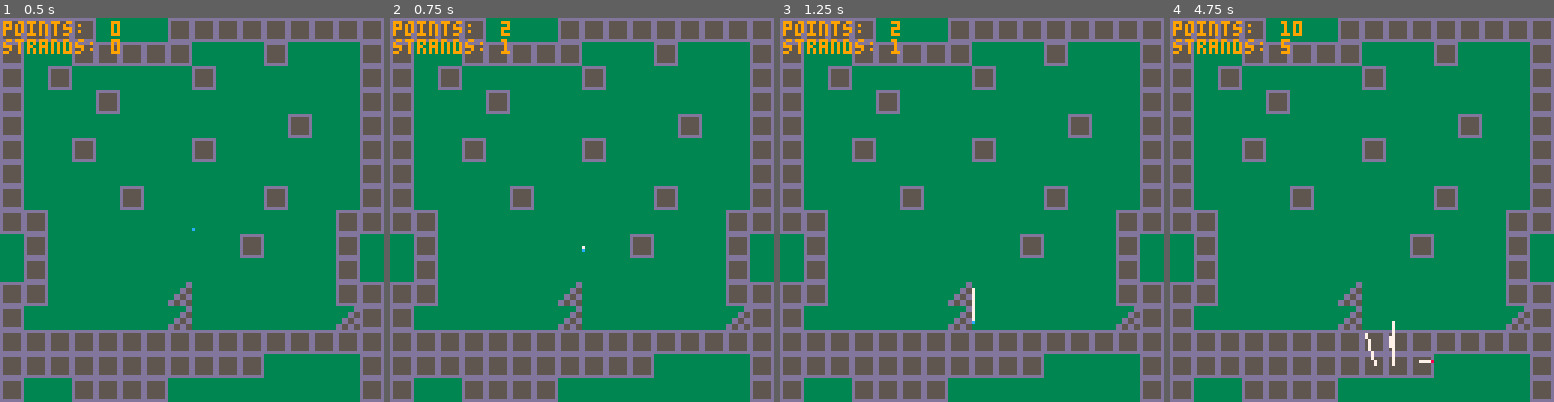
Above: before the commit, frames 1-4 (left to right).
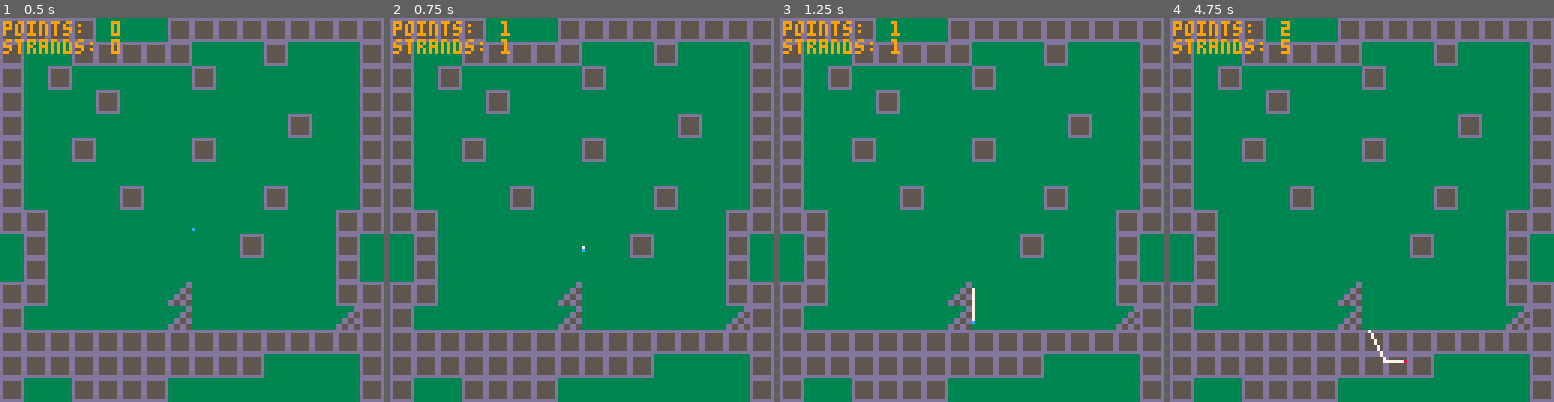
Above: after the commit, the same moments.

Repository: aylanonsense/8-legs-to-love
Game: PICO-8 cartridge spider.p8
Same seed, same stepped clock (60 frames per second), same inputs: the game is played once before the commit and once after it.
Inputs:
- Up to frame 1 (0.5 s): no input
- Up to frame 2 (0.75 s): tap O (Z key) at 0.7 s
- Up to frame 3 (1.25 s): no input
- Up to frame 4 (4.75 s): hold Right 1.6-2.1 s; tap O (Z key) every 0.4 s from 1.7 to 4.5 s; hold Up 2.15-2.42 s; hold Right 2.47-3.03 s; hold Left 3.08-3.58 s; hold Down 3.63-3.97 s; hold Right 4.02-4.68 s; hold Up from 4.73 s (still down)

Frame 1 is identical in both runs. In frame 2, less than 0.1% of the frame differs, in the area x 28-32%, y 0-4%; in frame 3, less than 0.1%; in frame 4, 0.4%, in the area x 28-69%, y 0-91%.

Commit message:
Run on tile, run on web, spin web, hang from web, attach web

Diff:
--- a/spider.p8
+++ b/spider.p8
@@ -173,13 +173,16 @@
 		["facing_y"]=1,
 		["is_on_tile"]=false,
 		["is_alive"]=true,
-		["spun_web_type"]=1,
-		["is_attached_to_web"]=false,
-		["attached_web_point"]=nil,
+		["web_type"]=1,
+		["attached_web_strand"]=nil,
 		["frames_to_web_spin"]=0,
 		["is_spinning_web"]=false,
+		["is_web"]=false,
 		-- constants
 		["gravity"]=0.05,
+		["web_attract_dist"]=3,
+		["web_attach_dist"]=10,
+		["mass"]=4,
 		["move_speed"]=1,
 		["max_speed"]=2
 	}
@@ -190,46 +193,71 @@
 		return
 	end
 
-	-- spawn web points/strands while spinning web
+	-- figure out if the spider is walking on a tile
+	spider.is_on_tile=is_solid_tile_at_spider()
+
+	-- figure out if the spider is walking on web
+	local web_x
+	local web_y
+	local web_square_dist
+	web_x,web_y,web_square_dist=calc_closest_spot_on_web(spider.x,spider.y,false)
+	spider.is_on_web=web_x!=nil and web_y!=nil and web_square_dist<spider.web_attract_dist*spider.web_attract_dist
+
+	-- spawn web points/strands while z is held
 	if spider.is_spinning_web then
 		spider.frames_to_web_spin-=1
 		if spider.frames_to_web_spin<=0 then
-			spider.frames_to_web_spin=web_types[spider.spun_web_type].physics.dist_between_points
-			local web_point=create_web_point_at_spider(false)
-			create_web_strand(spider.attached_web_point,web_point)
-			spider.attached_web_point=web_point
-		end
-	end
-
-	-- start spinning web when button is pressed
-	if not spider.is_attached_to_web and btnp(4) then
-		spider.is_attached_to_web=true
+			spider.frames_to_web_spin=web_types[spider.web_type].physics.dist_between_points
+			local mid_point=create_web_point_at_spider(false)
+			create_web_strand(spider.attached_web_strand.end_obj,mid_point)
+			spider.attached_web_strand.is_alive=false
+			spider.attached_web_strand=create_web_strand(spider,mid_point)
+		end
+	end
+
+	-- if the spider's web gets cut off at the base, it's no longer spinning web
+	if spider.attached_web_strand and not spider.attached_web_strand.is_alive then
+		spider.attached_web_strand=nil
+		spider.is_spinning_web=false
+		mark_all_points_as_not_being_spun()
+	end
+
+	-- start spinning web when z is first pressed
+	if not spider.attached_web_strand and btnp(4) then
 		spider.is_spinning_web=true
-		spider.frames_to_web_spin=web_types[spider.spun_web_type].physics.dist_between_points
-		local web_point=create_web_point_at_spider(is_solid_tile_at_spider())
-		spider.attached_web_point=create_web_point_at_spider(false)
-		create_web_strand(spider.attached_web_point,web_point)
-	-- stop spinning web when released
+		spider.frames_to_web_spin=web_types[spider.web_type].physics.dist_between_points
+		local start_point
+		local square_dist
+		start_point,square_dist=calc_closest_web_point(spider.x,spider.y,true)
+		-- if we can't find a point nearby to attach to, create a new one
+		if not start_point or square_dist>spider.web_attach_dist*spider.web_attach_dist or
+			(spider.is_on_tile and not start_point.has_been_anchored) then
+			start_point=create_web_point_at_spider(is_solid_tile_at_spider())
+		end
+		spider.attached_web_strand=create_web_strand(spider,start_point)
+
+	-- stop spinning web when z is released
 	elseif spider.is_spinning_web and not btn(4) then
 		spider.is_spinning_web=false
-	-- if the spider's web gets cut off at the base, it's not longer spinning web
-	elseif spider.is_attached_to_web and not spider.is_spinning_web and not spider.attached_web_point.is_alive then
-		spider.is_attached_to_web=false
-		spider.attached_web_point=nil
-	-- cut off web strand when pressed again
-	elseif spider.is_attached_to_web and not spider.is_spinning_web and btnp(4) then
-		spider.is_attached_to_web=false
-		spider.attached_web_point.vx=0
-		spider.attached_web_point.vy=0
-		spider.attached_web_point.is_fixed=is_solid_tile_at_spider()
-		spider.attached_web_point=nil
-	end
-
-	-- figure out if the spider is falling or walking on tile/web
-	spider.is_on_tile=is_solid_tile_at_spider()
-
-	-- move the spider
-	if spider.is_on_tile then
+
+	-- cut/place the end of the strand when z is pressed again
+	elseif spider.attached_web_strand and not spider.is_spinning_web and btnp(4) then
+		local end_point
+		local square_dist
+		end_point,square_dist=calc_closest_web_point(spider.x,spider.y,true)
+		-- if we can't find a point nearby to attach to, create a new one
+		if not end_point or square_dist>spider.web_attach_dist*spider.web_attach_dist or
+			(spider.is_on_tile and not end_point.has_been_anchored) then
+			end_point=create_web_point_at_spider(is_solid_tile_at_spider())
+		end
+		create_web_strand(spider.attached_web_strand.end_obj,end_point)
+		spider.attached_web_strand.is_alive=false
+		spider.attached_web_strand=nil
+		mark_all_points_as_not_being_spun()
+	end
+
+	-- move the spider while on tile or web
+	if spider.is_on_tile or spider.is_on_web then
 		spider.vx=0
 		spider.vy=0
 		-- arrow keys move the spider
@@ -251,6 +279,14 @@
 			spider.vy*=sqrt(0.5)
 		end
 
+		-- when on web, we are pulled towards it
+		if spider.is_on_web and not spider.is_on_tile then
+			local dx=web_x-spider.x
+			local dy=web_y-spider.y
+			spider.x+=dx/(2+spider.web_attract_dist)
+			spider.y+=dy/(2+spider.web_attract_dist)
+		end
+
 	-- otherwise, fall!
 	else
 		spider.vy+=spider.gravity
@@ -275,14 +311,6 @@
 	if spider.is_on_tile then
 		spider.x=mid(0,spider.x,127)
 		spider.y=mid(0,spider.y,127)
-	end
-
-	-- while the spider spins web the end point follows her
-	if spider.attached_web_point and spider.attached_web_point.is_alive then
-		spider.attached_web_point.x=spider.x
-		spider.attached_web_point.y=spider.y
-		spider.attached_web_point.vx=-spider.facing_x
-		spider.attached_web_point.vy=-spider.facing_y
 	end
 
 	-- if the spider does wind up out of bounds, she's dead :'(
@@ -304,18 +332,22 @@
 end
 
 function create_web_point_at_spider(is_fixed)
-	local physics=web_types[spider.spun_web_type].physics
+	local physics=web_types[spider.web_type].physics
 	local web_point={
 		["x"]=spider.x,
 		["y"]=spider.y,
 		["vx"]=spider.vx-physics.initial_speed*spider.facing_x,
-		["vy"]=spider.vy-physics.initial_speed*spider.facing_y,
+		["vy"]=1+spider.vy-physics.initial_speed*spider.facing_y,
 		["is_alive"]=true,
 		["is_fixed"]=is_fixed,
+		["is_being_spun"]=true,
+		["has_been_anchored"]=is_fixed,
 		["num_strands"]=1, -- so it is alive the first frame
 		-- constants
-		["web_type"]=spider.spun_web_type,
-		["color"]=web_types[spider.spun_web_type].color,
+		["is_web"]=true,
+		["web_type"]=spider.web_type,
+		["mass"]=1,
+		["color"]=web_types[spider.web_type].color,
 		["physics"]=physics
 	}
 	if is_fixed then
@@ -363,21 +395,21 @@
 	return web_point.is_alive
 end
 
-function create_web_strand(web_point1,web_point2)
-	local physics=web_types[web_point1.web_type].physics
+function create_web_strand(start_obj,end_obj)
+	local physics=web_types[start_obj.web_type].physics
 	local base_length=physics.dist_between_points -- TODO should not be hardcoded
 	local starting_length=base_length/(1+physics.elasticity*physics.initial_tautness)
 	local web_strand={
-		["web_point1"]=web_point1,
-		["web_point2"]=web_point2,
+		["start_obj"]=start_obj,
+		["end_obj"]=end_obj,
 		["is_alive"]=true,
 		["starting_length"]=starting_length,
 		["stretched_length"]=starting_length,
 		["break_length"]=physics.break_ratio*starting_length,
 		["percent_elasticity_remaining"]=1,
 		-- constants
-		["web_type"]=web_point1.web_type,
-		["color"]=web_types[web_point1.web_type].color,
+		["web_type"]=start_obj.web_type,
+		["color"]=web_types[start_obj.web_type].color,
 		["physics"]=physics
 	}
 	add(web_strands,web_strand)
@@ -385,13 +417,19 @@
 end
 
 function update_web_strand(web_strand)
+	local start_obj=web_strand.start_obj
+	local end_obj=web_strand.end_obj
 	-- keep track of the number of strands attached to each point
-	web_strand.web_point1.num_strands+=1
-	web_strand.web_point2.num_strands+=1
+	if start_obj.is_web then
+		start_obj.num_strands+=1
+	end
+	if end_obj.is_web then
+		end_obj.num_strands+=1
+	end
 
 	-- find distance between the two points
-	local dx=web_strand.web_point2.x-web_strand.web_point1.x
-	local dy=web_strand.web_point2.y-web_strand.web_point1.y
+	local dx=end_obj.x-start_obj.x
+	local dy=end_obj.y-start_obj.y
 	local len=sqrt(dx*dx+dy*dy)
 
 	-- stretch the strand out
@@ -409,17 +447,25 @@
 	-- bring the two points close to each other
 	if len>web_strand.stretched_length and web_strand.percent_elasticity_remaining>0 then
 		local elastic_dist = len-web_strand.stretched_length
-		web_strand.web_point1.vx+=elastic_dist*web_strand.physics.force_mult*dx/len
-		web_strand.web_point1.vy+=elastic_dist*web_strand.physics.force_mult*dy/len
-		web_strand.web_point2.vx-=elastic_dist*web_strand.physics.force_mult*dx/len
-		web_strand.web_point2.vy-=elastic_dist*web_strand.physics.force_mult*dy/len
+		local f=elastic_dist*web_strand.physics.force_mult
+		start_obj.vx+=f*(end_obj.mass/start_obj.mass)*(dx/len)
+		start_obj.vy+=f*(end_obj.mass/start_obj.mass)*(dy/len)
+		end_obj.vx-=f*(start_obj.mass/end_obj.mass)*(dx/len)
+		end_obj.vy-=f*(start_obj.mass/end_obj.mass)*(dy/len)
+	end
+
+	-- connections transfer has_been_anchored status
+	if start_obj.is_web and end_obj.is_web then
+		if start_obj.has_been_anchored then
+			end_obj.has_been_anchored = true
+		end
+		if end_obj.has_been_anchored then
+			start_obj.has_been_anchored = true
+		end
 	end
 end
 
 function draw_web_strand(web_strand)
-	-- line(web_strand.web_point1.x,web_strand.web_point1.y,
-	-- 	web_strand.web_point2.x,web_strand.web_point2.y,
-	-- 	web_types[web_strand.web_type].color)
 	if web_strand.percent_elasticity_remaining>=1.00 then
 		color(7)
 	elseif web_strand.percent_elasticity_remaining>0.75 then
@@ -433,12 +479,12 @@
 	else
 		color(8)
 	end
-	line(web_strand.web_point1.x,web_strand.web_point1.y,
-		web_strand.web_point2.x,web_strand.web_point2.y)
+	line(web_strand.start_obj.x,web_strand.start_obj.y,
+		web_strand.end_obj.x,web_strand.end_obj.y)
 end
 
 function check_for_web_strand_death(web_strand)
-	if not web_strand.web_point1.is_alive or not web_strand.web_point2.is_alive then
+	if not web_strand.start_obj.is_alive or not web_strand.end_obj.is_alive then
 		web_strand.is_alive=false
 	elseif web_strand.percent_elasticity_remaining<=0 then
 		web_strand.is_alive=false
@@ -448,6 +494,12 @@
 
 
 -- helper functions
+function mark_all_points_as_not_being_spun()
+	foreach(web_points,function(web_point)
+		web_point.is_being_spun=false
+	end)
+end
+
 function is_solid_tile_at_spider()
 	return is_solid_tile_at(spider.x,spider.y)
 end
@@ -483,6 +535,96 @@
 	return x.is_alive
 end
 
+function calc_square_dist_between_points(x1,y1,x2,y2)
+	local dx=x2-x1
+	local dy=y2-y1
+	return dx*dx+dy*dy
+end
+
+function calc_closest_point_on_line(x1,y1,x2,y2,cx,cy)
+	local match_x
+	local match_y
+	local dx=x2-x1
+	local dy=y2-y1
+	-- if the line is nearly vertical, it's easy
+	if 0.1>dx and dx>-0.1 then
+		match_x=x1
+		match_y=cy
+	-- if the line is nearly horizontal, it's also easy
+	elseif 0.1>dy and dy>-0.1 then
+		match_x=cx
+		match_y=y1
+	--otherwise we have a bit of math to do...
+	else
+		-- find equation of the line y=mx+b
+		local m=dy/dx
+		local b=y1-m*x1 -- b=y-mx
+		-- find reverse equation from circle
+		local m2=-dx/dy
+		local b2=cy-m2*cx -- b=y-mx
+		-- figure out where their y-values are the same
+		match_x=(b2-b)/(m-m2) -- mx+b=m2x+b2 --> x=(b2-b)/(m-m2)
+		-- plug that into either formula to get the y-value at that x-value
+		match_y=m*match_x+b -- y=mx+b
+	end
+	if mid(x1,match_x,x2)==match_x and mid(y1,match_y,y2)==match_y then
+		return match_x,match_y
+	else
+		return nil,nil
+	end
+end
+
+function calc_closest_web_point(x,y,allow_freefalling)
+	local i
+	local square_dist
+	local closest_web_point=nil
+	local closest_square_dist=nil
+	for i=1,#web_points do
+		if not web_points[i].is_being_spun and (allow_freefalling or web_points[i].has_been_anchored) then
+			square_dist=calc_square_dist_between_points(x,y,web_points[i].x,web_points[i].y)
+			if closest_square_dist==nil or square_dist<closest_square_dist then
+				closest_web_point=web_points[i]
+				closest_square_dist=square_dist
+			end
+		end
+	end
+	return closest_web_point,closest_square_dist
+end
+
+function calc_closest_spot_on_web(x,y,allow_freefalling)
+	local closest_web_point
+	local closest_square_dist
+	closest_web_point,closest_square_dist=calc_closest_web_point(x,y,allow_freefalling)
+	local closest_x=nil
+	local closest_y=nil
+	if closest_web_point then
+		closest_x=closest_web_point.x
+		closest_y=closest_web_point.y
+	end
+	local i
+	for i=1,#web_strands do
+		if not web_strands[i].start_obj.is_being_spun and
+			not web_strands[i].end_obj.is_being_spun and
+			(allow_freefalling or (web_strands[i].start_obj.has_been_anchored and web_strands[i].end_obj.has_been_anchored)) then
+			local x2
+			local y2
+			x2,y2=calc_closest_point_on_line(
+				web_strands[i].start_obj.x,web_strands[i].start_obj.y,
+				web_strands[i].end_obj.x,web_strands[i].end_obj.y,
+				x,y)
+			if x2!=nil and y2!=nil then
+				local square_dist=calc_square_dist_between_points(x,y,x2,y2)
+				if closest_square_dist==nil or square_dist<closest_square_dist then
+					closest_x=x2
+					closest_y=y2
+					closest_square_dist=square_dist
+				end
+			end
+		end
+	end
+	return closest_x,closest_y,closest_square_dist
+end
+
 __gfx__
 dddddddd000000dd0000000000000000000000000000000000000000000000000000000000000000000000000000000000000000000000000000000000000000
 d555555d000000dd0000000000000000000000000000000000000000000000000000000000000000000000000000000000000000000000000000000000000000
